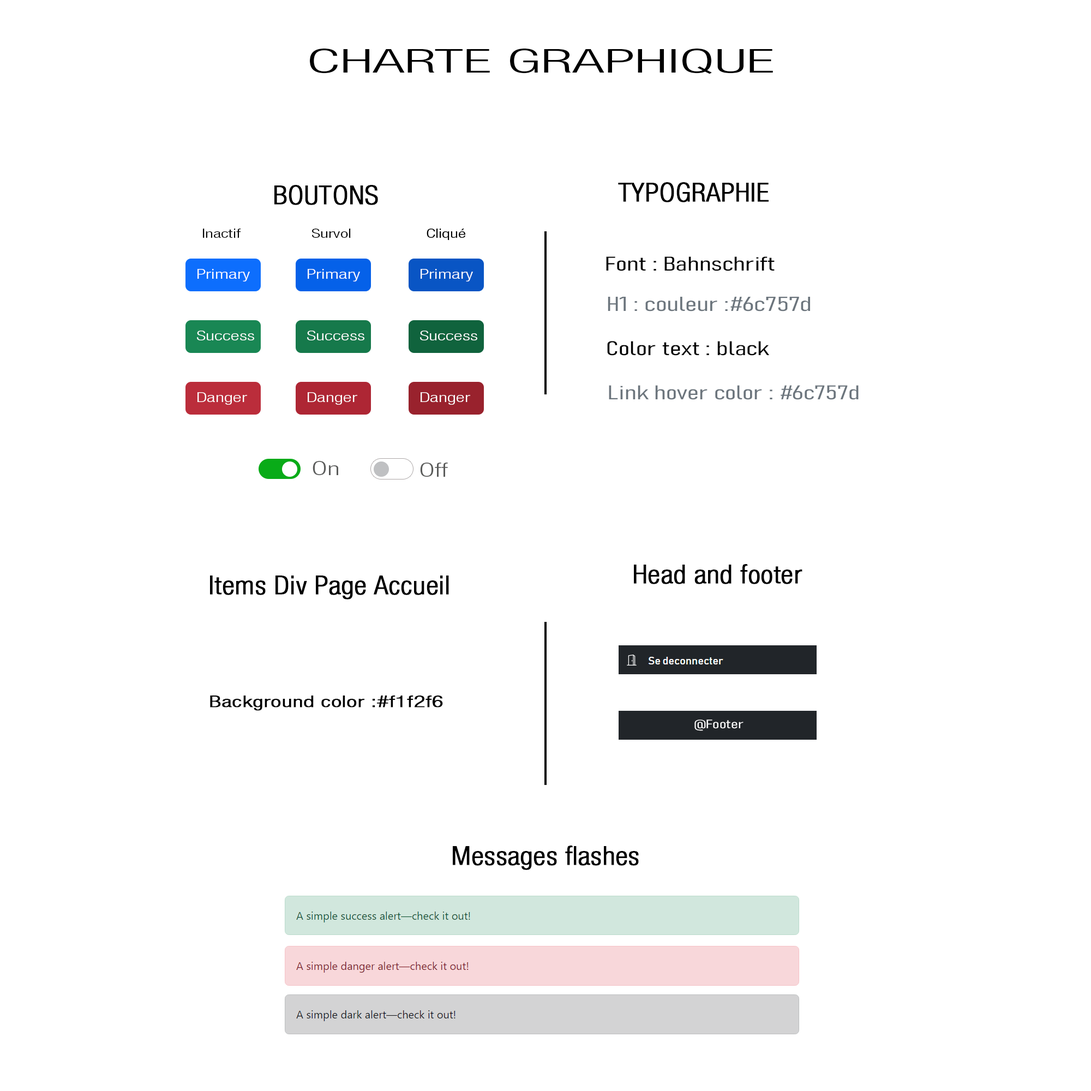
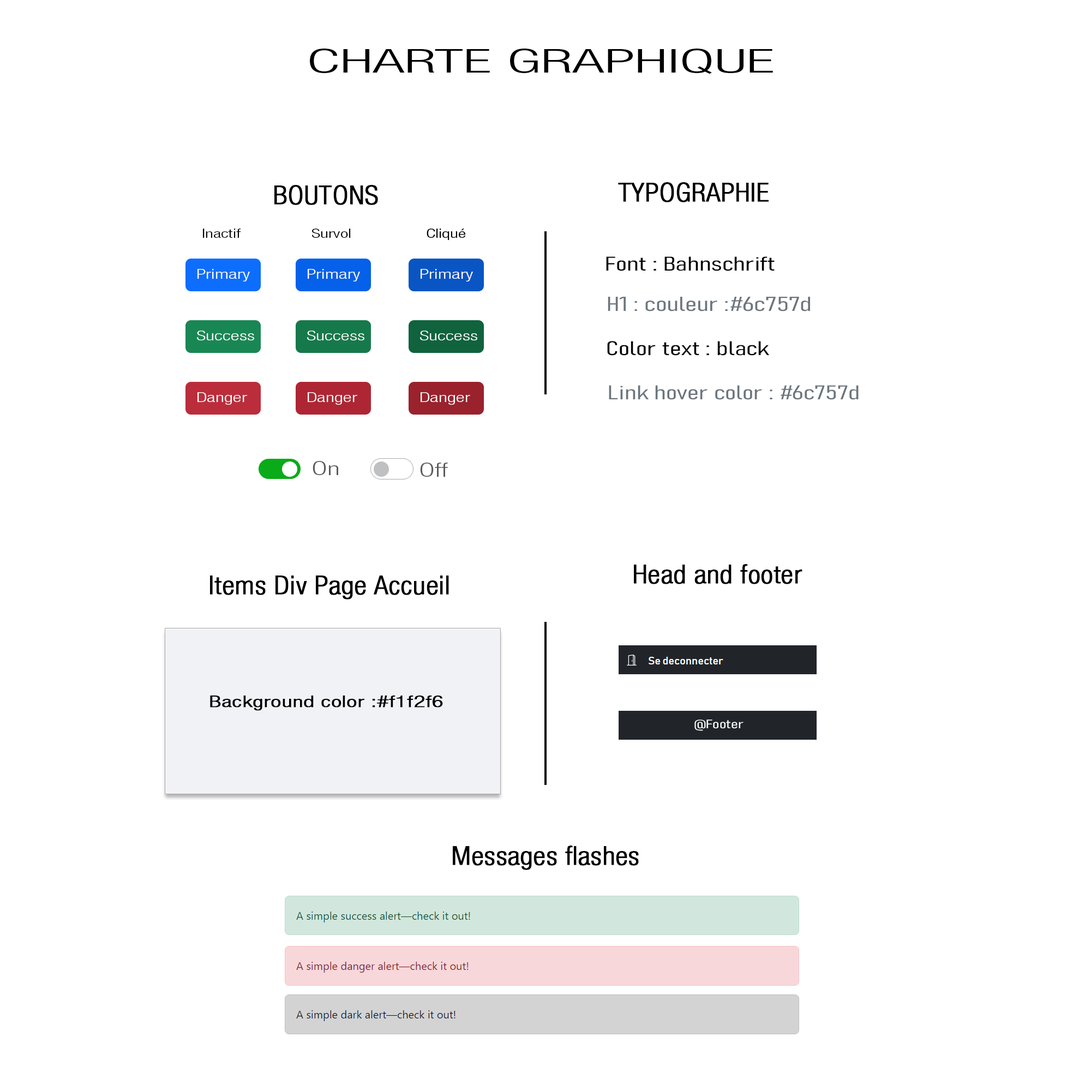
Layers edited between the first and the second 1091 x 1091 image:
added layer "Rectangle 3" above "Rectangle 2" over 165, 628, 501, 795
